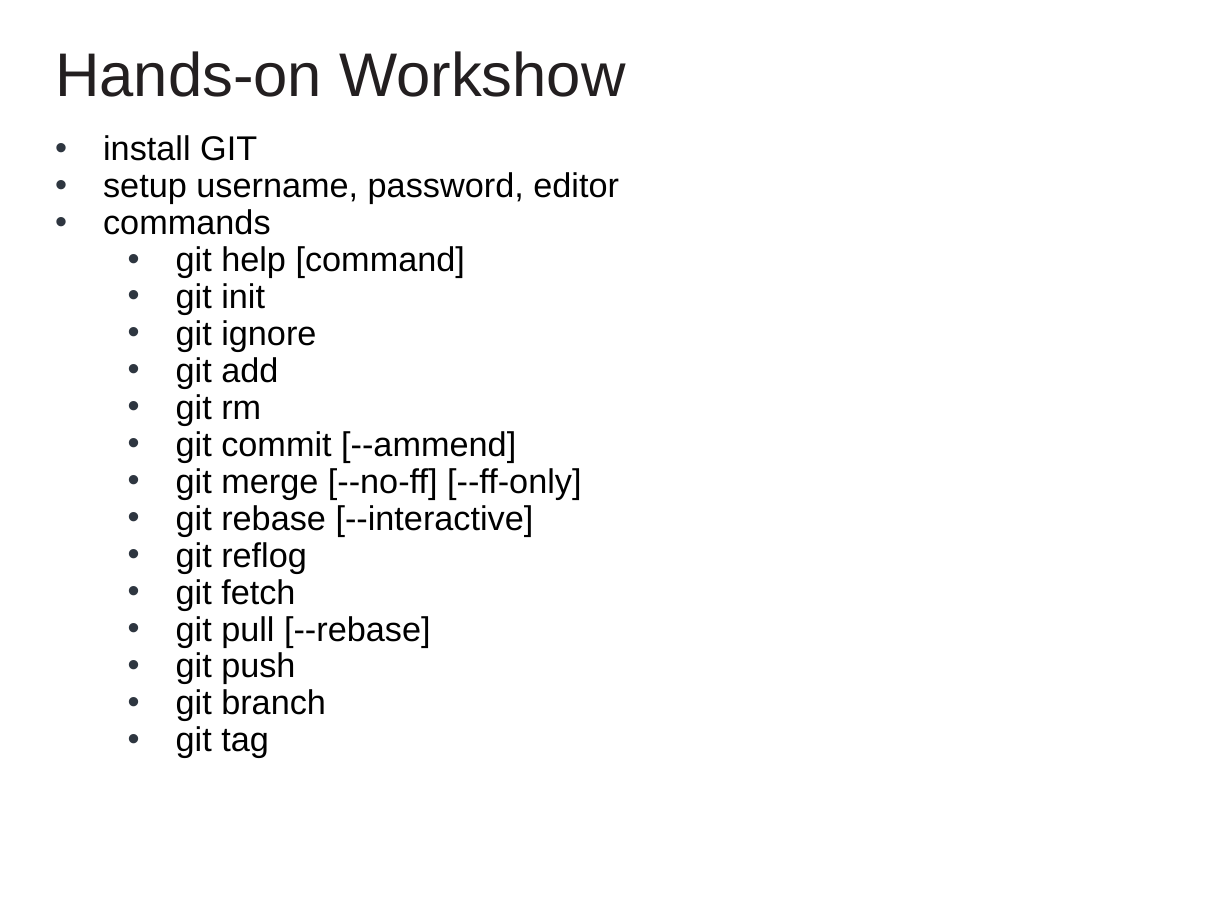
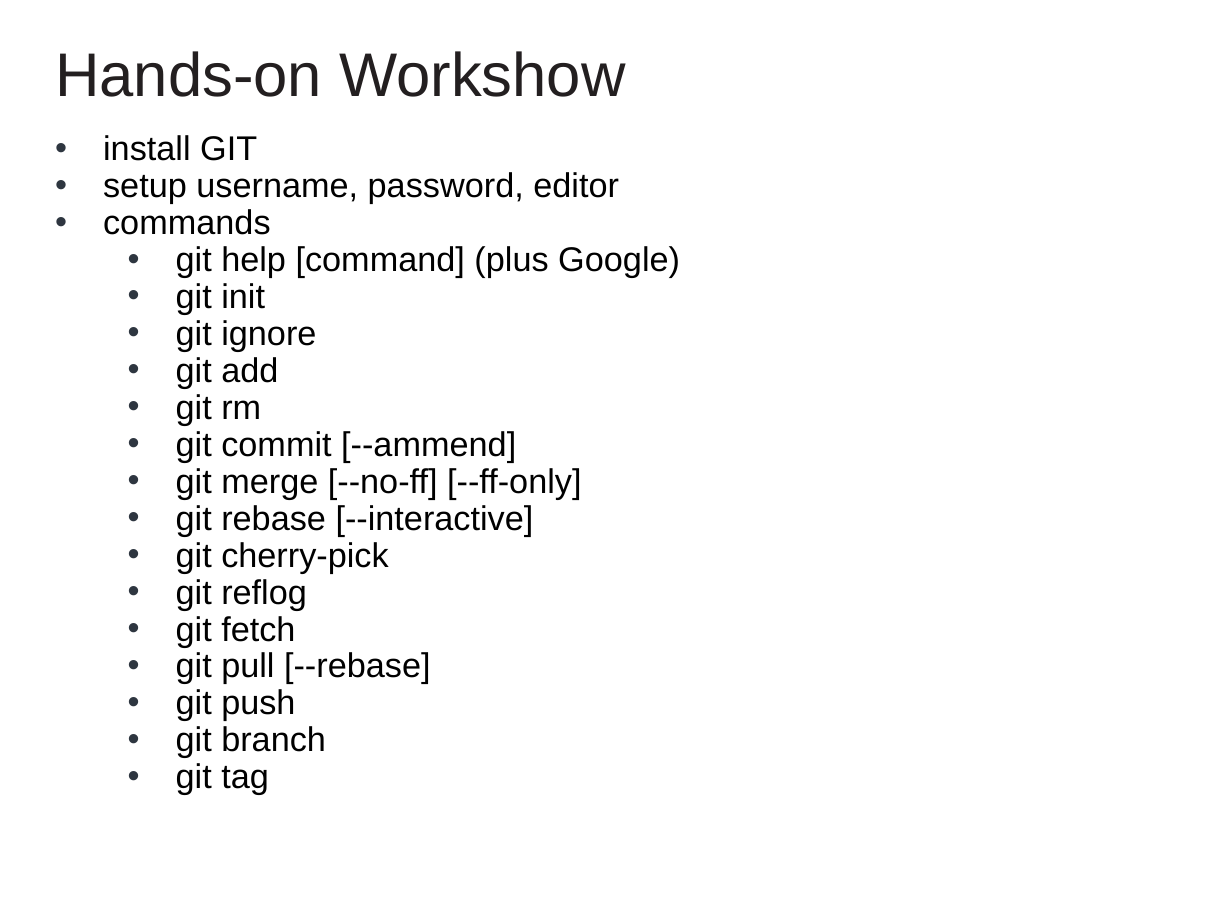
Before and after one commit to cvmocanu/git-presentation, a slide deck: slide 22 of GIT Presentation.pptx (slide 21 before the commit). Drawn at 1232x924 pixels with LibreOffice and Linux fonts; fonts in the diff are those of the drawing; background and template pictures are left out. Boxes give left, top, right and bottom in pixels: in the first picture for what was removed or moved away, otherwise in the second. Text is boxed around its words. In the diff, an @@ line names an element or a change of style, - is before the commit and + after.

```diff
--- a/GIT Presentation.pptx
+++ b/GIT Presentation.pptx
@@ text at [176,246,680,277]: text changed @@
-• git help [command]
+• git help [command] (plus Google)
@@ text at [176,542,388,573]: paragraph added @@
+• git cherry-pick
```
Also in this commit, not shown: 2 slides added, 1 slide removed, 4 other files.
